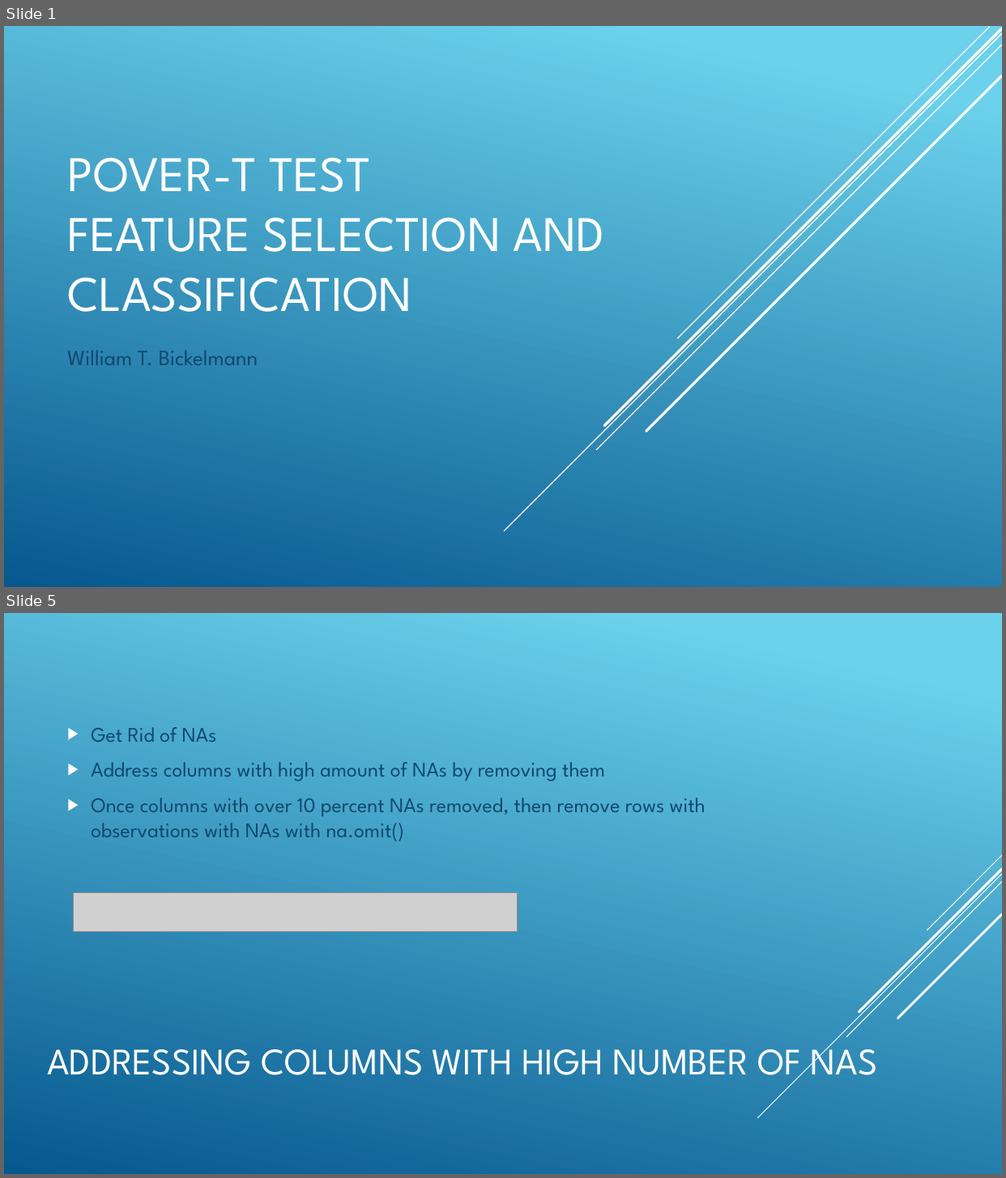
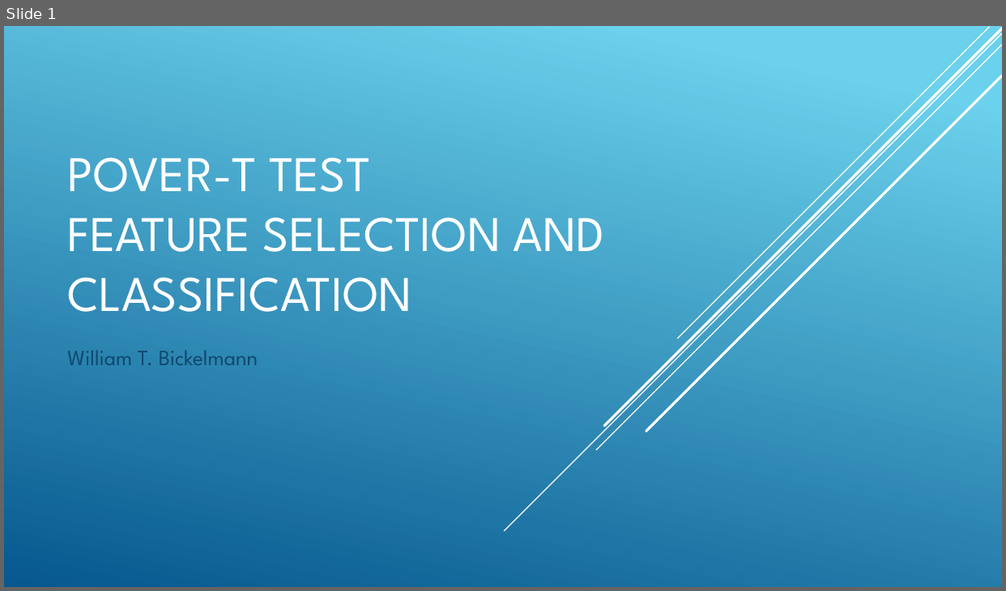
Before and after one commit to wbickelmann/MLProjects, a slide deck: PoveR-T Test_slides.pptx. Shown one above the other, each under a label of ours: slides 1 and 5 before the commit, slide 1 after it; the slides between them are not shown. The pictures are 1006x1178 and 1006x591 pixels, drawn with LibreOffice and Linux fonts; fonts in the diff are those of the drawing; grey boxes stand for pictures. Boxes give left, top, right and bottom in pixels: in the first picture for what was removed or moved away, otherwise in the second. Text is boxed around its words. In the diff, an @@ line names an element or a change of style, - is before the commit and + after.

```diff
--- a/PoveR-T Test_slides.pptx
+++ b/PoveR-T Test_slides.pptx
@@ slide 5 removed at box(4, 613, 1002, 1174), background gradient #6ED2EB to #06588E @@
@@ text removed at box(91, 727, 705, 841) @@
-▶ Get Rid of NAs
-▶ Address columns with high amount of NAs by removing them
-▶ Once columns with over 10 percent NAs removed, then remove rows with observations with NAs with na.omit()
@@ picture removed at box(74, 893, 518, 932) @@
@@ group removed at box(758, 855, 1002, 1118): 5 lines @@
@@ title removed at box(48, 1037, 878, 1086) @@
-ADDRESSING COLUMNS WITH HIGH NUMBER OF NAS
```
Also in this commit, not shown: 1 slide changed, 8 slides added, 7 other slides removed, 8 other files.
